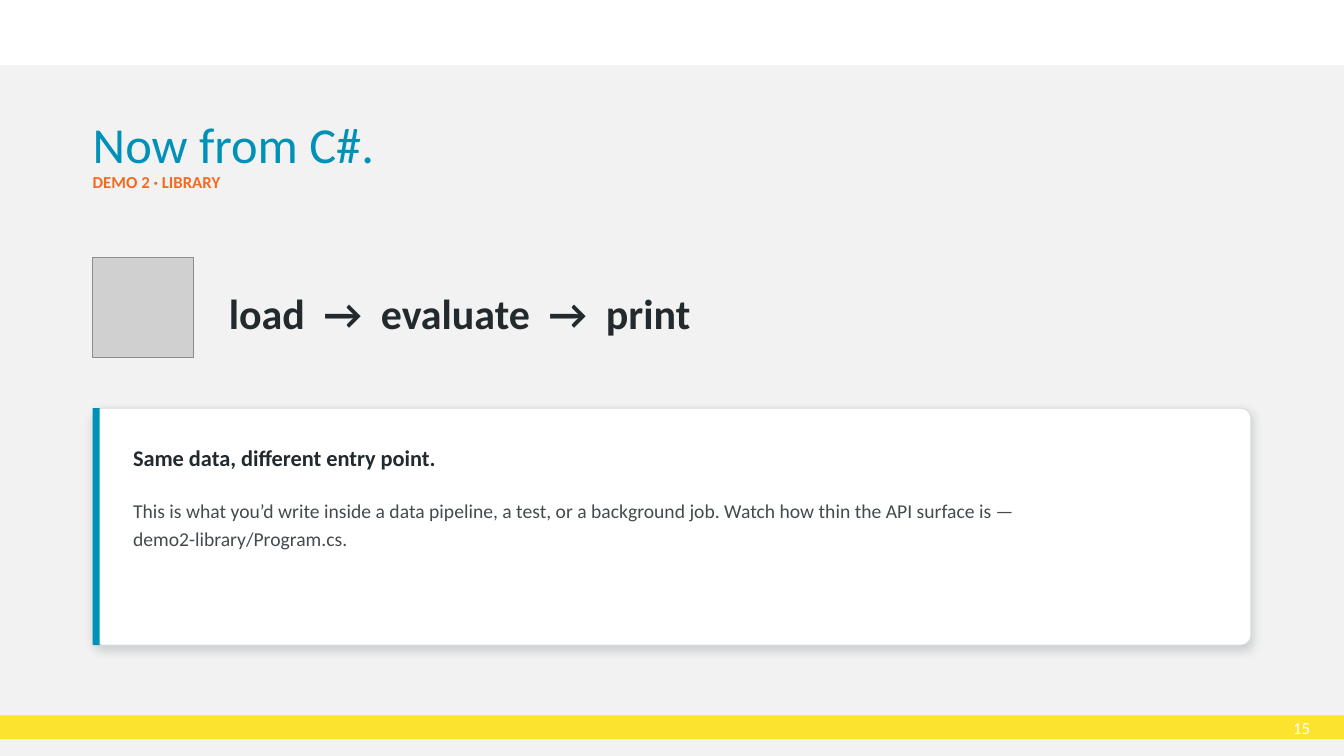
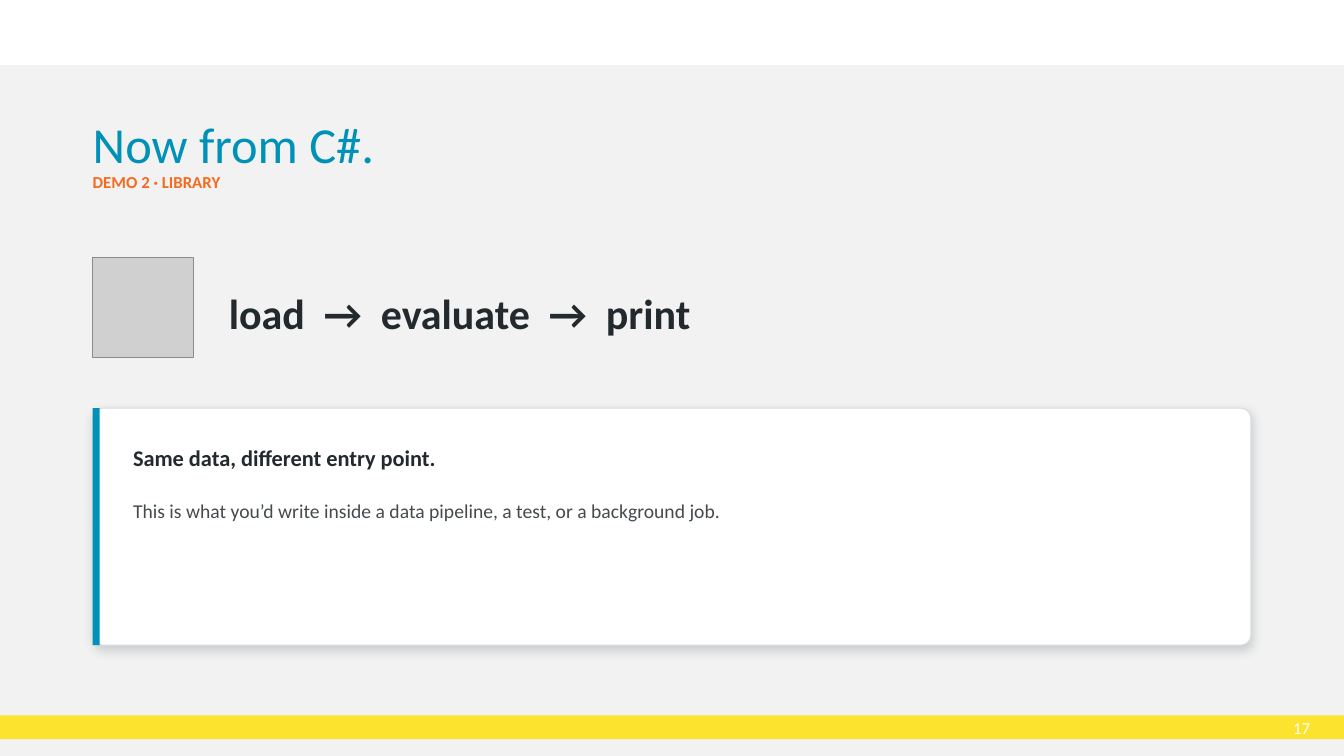
Before and after one commit to brendankowitz/FHIRDevDays2026, a slide deck: slide 17 of talks/talk1-sql-on-fhir/DD26_CT_260616_Brendan-Kowitz_SqlOnFhir.pptx (slide 15 before the commit). Drawn at 1344x756 pixels with LibreOffice and Linux fonts; fonts in the diff are those of the drawing; grey boxes stand for pictures; background and template pictures are left out. Boxes give left, top, right and bottom in pixels: in the first picture for what was removed or moved away, otherwise in the second. Text is boxed around its words. In the diff, an @@ line names an element or a change of style, - is before the commit and + after.

```diff
--- a/talks/talk1-sql-on-fhir/DD26_CT_260616_Brendan-Kowitz_SqlOnFhir.pptx
+++ b/talks/talk1-sql-on-fhir/DD26_CT_260616_Brendan-Kowitz_SqlOnFhir.pptx
@@ text at (133, 504, 720, 522): text changed @@
-This is what you’d write inside a data pipeline, a test, or a background job. Watch how thin the API surface is — demo2-library/Program.cs.
+This is what you’d write inside a data pipeline, a test, or a background job.
@@ page number at (1293, 723, 1310, 734): text changed @@
-15
+17
```
Also in this commit, not shown: 7 other slides changed, 2 slides added.
